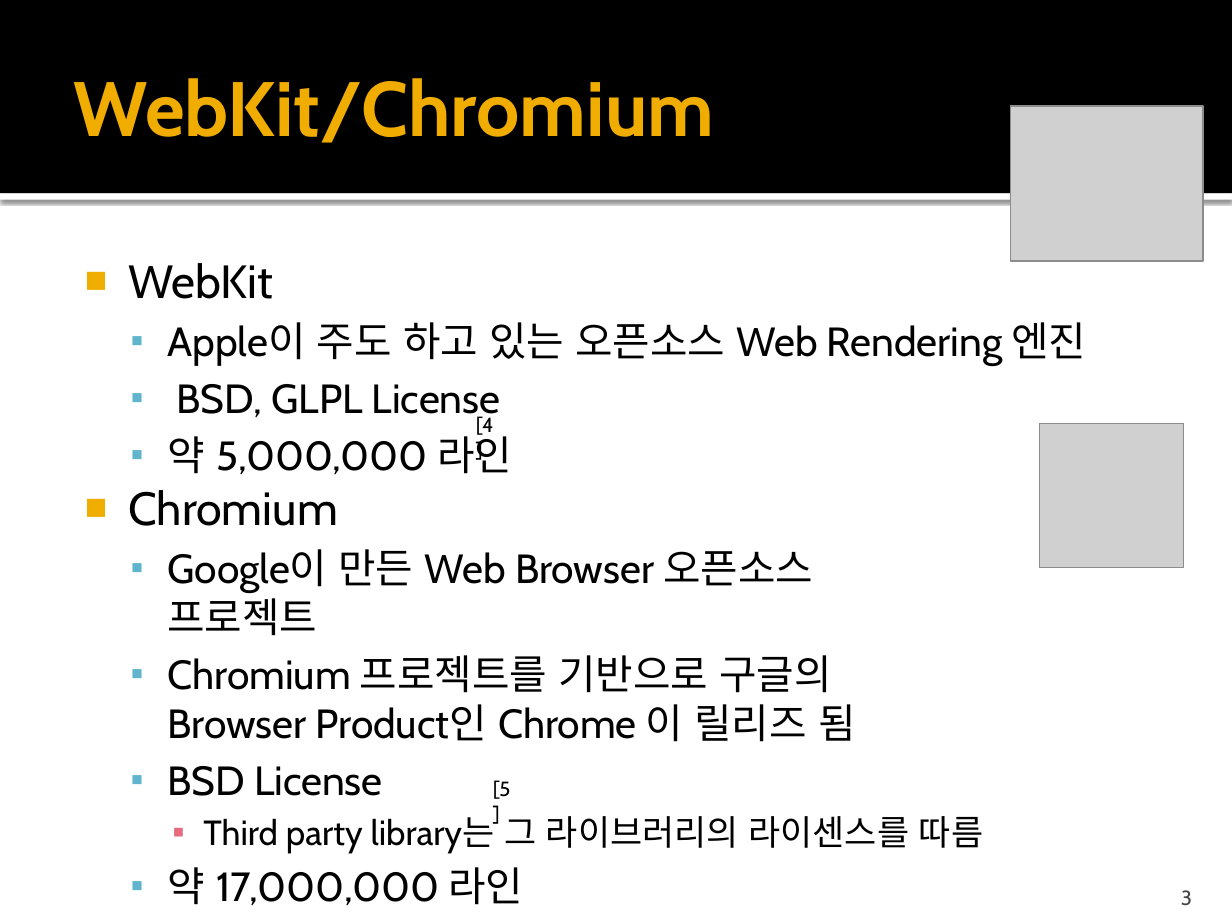
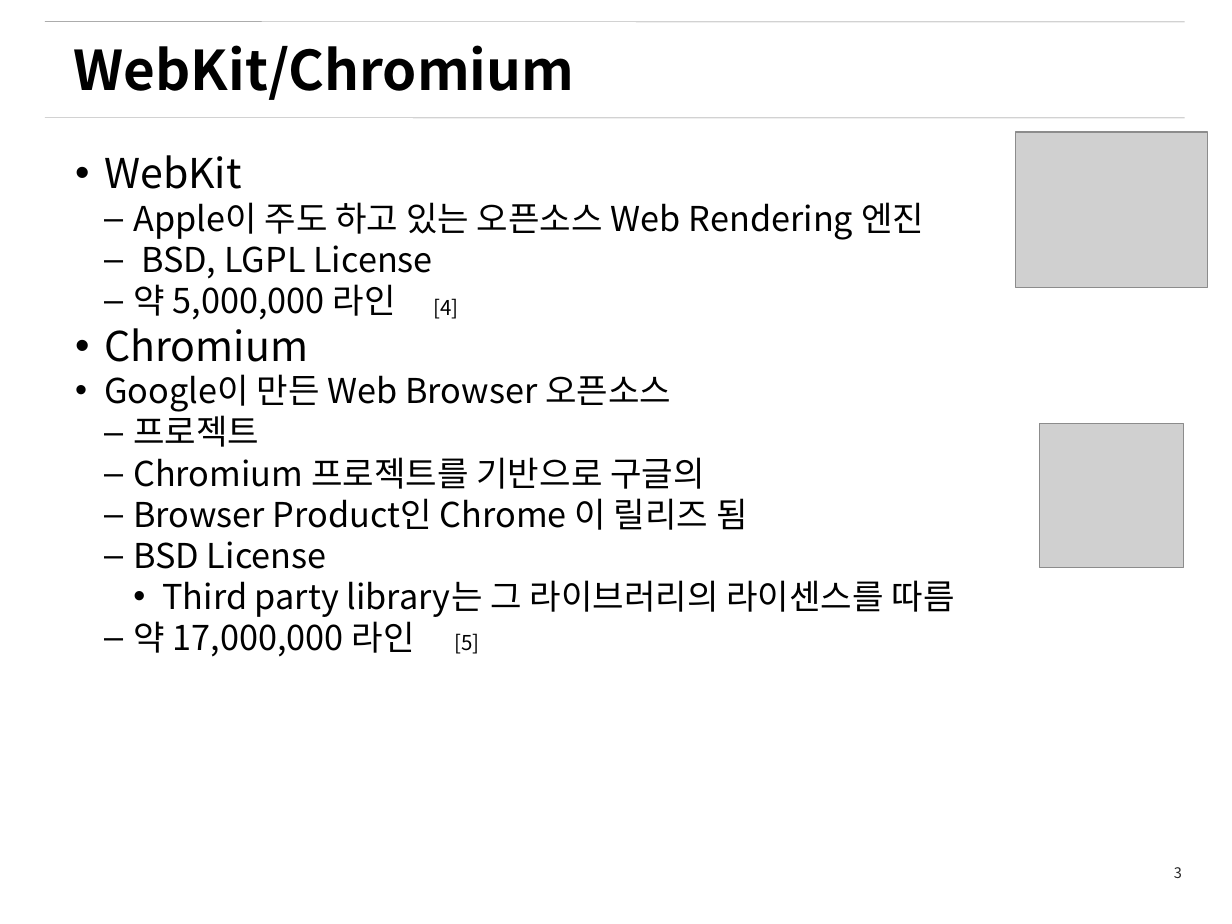
Before and after one commit to Gyuyoung/document, a slide deck: slide 3 of WebKitChromiumContributionProcess.pptx. Drawn at 1232x924 pixels with LibreOffice and Linux fonts; fonts in the diff are those of the drawing; grey boxes stand for pictures; background and template pictures are left out. Boxes give left, top, right and bottom in pixels: in the first picture for what was removed or moved away, otherwise in the second. Text is boxed around its words. In the diff, an @@ line names an element or a change of style, - is before the commit and + after.

```diff
--- a/WebKitChromiumContributionProcess.pptx
+++ b/WebKitChromiumContributionProcess.pptx
@@ rectangle removed at (x1=0, y1=0, x2=1232, y2=193) @@
@@ line added from (44, 22) to (1185, 22), #808080 0.26 pt @@
@@ text "WebKit/Chromium" at (x1=74, y1=45, x2=575, y2=100): size 45 to 32 pt, font Cabin to Noto Sans CJK KR, text colour #F0AD00 to #000000 @@
@@ line added from (44, 118) to (1185, 118), #808080 0.26 pt @@
@@ text "WebKit" moved from (x1=128, y1=263, x2=1086, y2=852) to (x1=104, y1=155, x2=955, y2=657) @@
@@ picture moved from (x1=1010, y1=106, x2=1202, y2=261) to (x1=1015, y1=132, x2=1207, y2=287) @@
@@ text at (x1=104, y1=155, x2=955, y2=657): size 27.2 to 24 pt in "WebKit", "Chromium"; font Cabin to Noto Sans CJK KR in "WebKit", "Apple이 주도 하고 있는 오픈소스 Web Rendering ...", "약 5,000,000 라인", "Chromium" and 3 more places; size 23.8 to 20 pt in "Apple이 주도 하고 있는 오픈소스 Web Rendering ...", "약 5,000,000 라인", "BSD License", "약 17,000,000 라인"; size 20.4 to 20 pt in "Third party library는 그 라이브러리의 라이센스를 따름"; bullet ■ to •; bullet ▪ to –; less space between paragraphs; bullet ▪ to • @@
@@ rectangle removed at (x1=0, y1=193, x2=1232, y2=200) @@
@@ text at (x1=141, y1=238, x2=433, y2=279): text changed; size 23.8 to 20 pt; font Cabin to Noto Sans CJK KR @@
-  ▪ BSD, GLPL License
+  – BSD, LGPL License
@@ text "[4]" moved from (x1=476, y1=416, x2=494, y2=435) to (x1=434, y1=298, x2=459, y2=319) @@
@@ text "[4]" at (x1=434, y1=298, x2=459, y2=319): font Cabin to Noto Sans CJK KR @@
@@ text at (x1=104, y1=374, x2=748, y2=530): text changed; size 23.8 to 20 pt; font Cabin to Noto Sans CJK KR @@
-  ▪ Google이 만든 Web Browser 오픈소스
-    프로젝트
-  ▪ Chromium 프로젝트를 기반으로 구글의
-    Browser Product인 Chrome 이 릴리즈 됨
+• Google이 만든 Web Browser 오픈소스
+  – 프로젝트
+  – Chromium 프로젝트를 기반으로 구글의
+  – Browser Product인 Chrome 이 릴리즈 됨
@@ text "[5]" at (x1=454, y1=633, x2=479, y2=654): font Cabin to Noto Sans CJK KR @@
@@ text "[5]" moved from (x1=493, y1=780, x2=511, y2=799) to (x1=454, y1=633, x2=479, y2=654) @@
@@ page number added at (x1=1174, y1=867, x2=1182, y2=878), 8.5 pt, text #262626 @@
+3
@@ page number removed at (x1=1181, y1=890, x2=1192, y2=906) @@
-3
```
Also in this commit, not shown: 18 other slides changed, 6 slides added, 1 slide removed.
